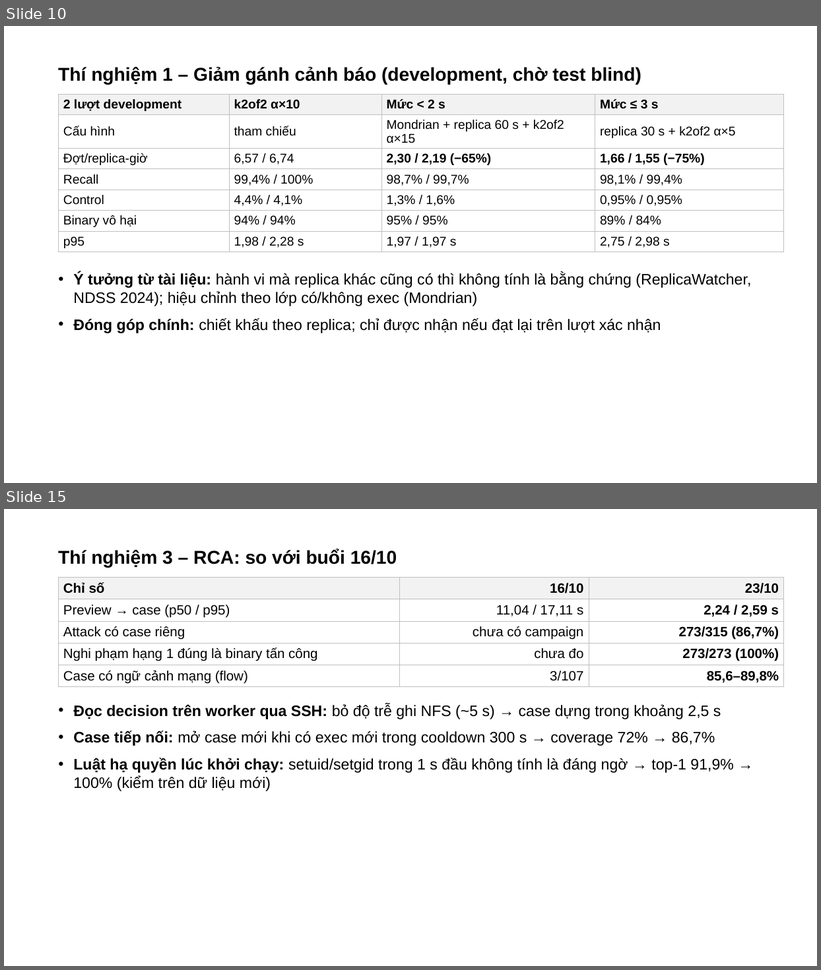
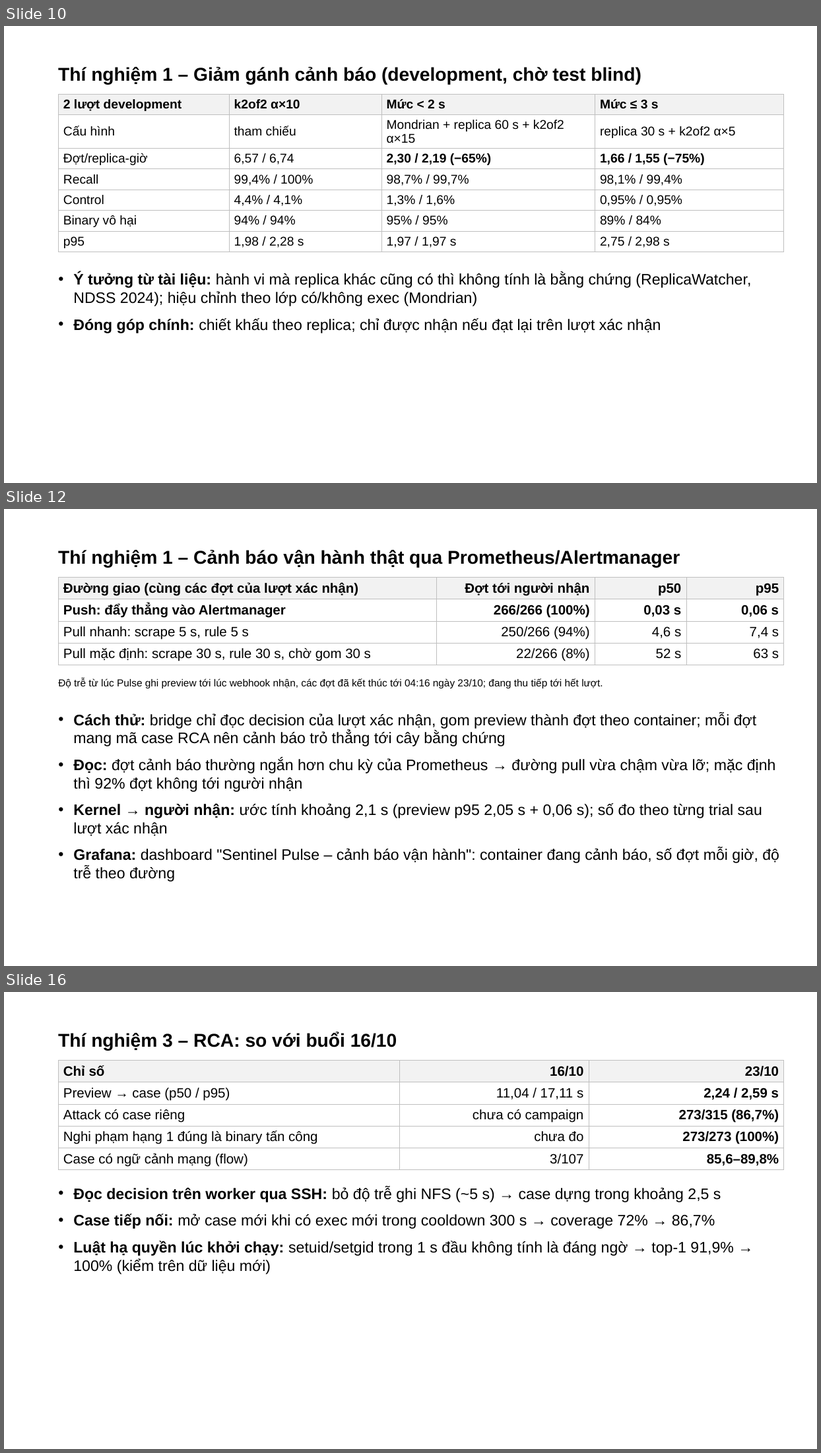
Before and after one commit to tndat-dev/eBPF-project, a slide deck: docs/Slide-runtime_security(23_10).pptx. Shown one above the other, each under a label of ours: slides 10 and 15 before the commit, slides 10, 12 and 16 after it; the slides between them are not shown. The pictures are 821x970 and 821x1453 pixels, drawn with LibreOffice and Linux fonts; fonts in the diff are those of the drawing. Boxes give left, top, right and bottom in pixels: in the first picture for what was removed or moved away, otherwise in the second. Text is boxed around its words. In the diff, an @@ line names an element or a change of style, - is before the commit and + after.

Commit message:
docs 23/10: progress report and deck updated - owner's edits kept, no CI, figures in the report, operational alert test, RCA IP mapping fix and example tree, feature groups under CUSUM cap

```diff
--- a/docs/Slide-runtime_security(23_10).pptx
+++ b/docs/Slide-runtime_security(23_10).pptx
@@ slide 12 added at (4, 509, 817, 966), background #FFFFFF @@
@@ title added at (58, 550, 680, 568), 22 pt, text #000000, bold @@
+Thí nghiệm 1 – Cảnh báo vận hành thật qua Prometheus/Alertmanager
@@ table added at (58, 578, 784, 664), 4 rows, 4 columns @@
+Đường giao (cùng các đợt của lượt xác nhận) | Đợt tới người nhận | p50 | p95
+Push: đẩy thẳng vào Alertmanager | 266/266 (100%) | 0,03 s | 0,06 s
+Pull nhanh: scrape 5 s, rule 5 s | 250/266 (94%) | 4,6 s | 7,4 s
+Pull mặc định: scrape 30 s, rule 30 s, chờ gom 30 s | 22/266 (8%) | 52 s | 63 s
@@ text added at (58, 679, 603, 689), 12 pt, text #000000 @@
+Độ trễ từ lúc Pulse ghi preview tới lúc webhook nhận, các đợt đã kết thúc tới 04:16 ngày 23/10; đang thu tiếp tới hết lượt.
@@ text added at (73, 713, 780, 882), 18 pt, text #000000 @@
+• Cách thử: bridge chỉ đọc decision của lượt xác nhận, gom preview thành đợt theo container; mỗi đợt mang mã case RCA nên cảnh báo trỏ thẳng tới cây bằng chứng
+• Đọc: đợt cảnh báo thường ngắn hơn chu kỳ của Prometheus → đường pull vừa chậm vừa lỡ; mặc định thì 92% đợt không tới người nhận
+• Kernel → người nhận: ước tính khoảng 2,1 s (preview p95 2,05 s + 0,06 s); số đo theo từng trial sau lượt xác nhận
+• Grafana: dashboard "Sentinel Pulse – cảnh báo vận hành": container đang cảnh báo, số đợt mỗi giờ, độ trễ theo đường
@@ what was slide 15 is now slide 16 @@
```
Also in this commit, not shown: 9 slides changed, 1 other slide added, 1 slide removed, 2 other files.
